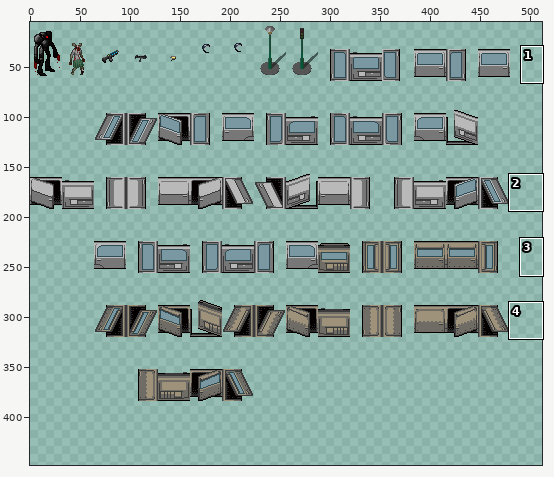
A sprite sheet gets an edit: gfx/UltimateCataclysm/incomplete_tall.png. Above: a wide view before the commit, with the close-up outlined.
Close-up. Earlier state:
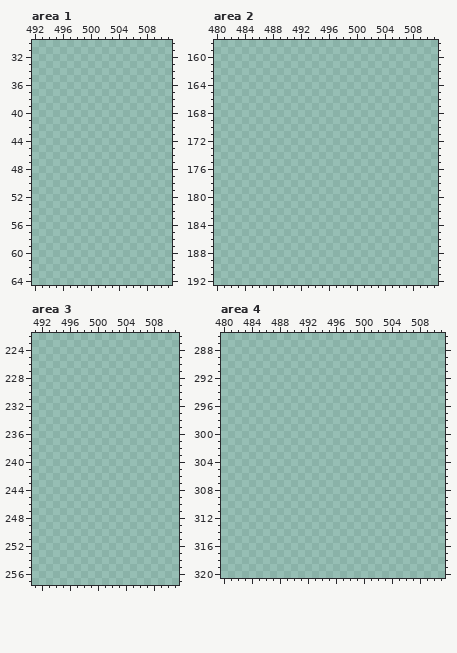
The file is 512x448 pixels. Pixels under 10% opacity are left out. Colours within 5 levels of each other are drawn and written as one. Shown: area 1: x 492..511, y 30..64; area 2: x 480..511, y 158..192; area 3: x 491..511, y 222..257; area 4: x 480..511, y 286..320. The old version is drawn lined up with the new one. The wide view leaves out empty margins. The commit also changed other parts of the picture, which this record leaves out.
The same view after the edit:
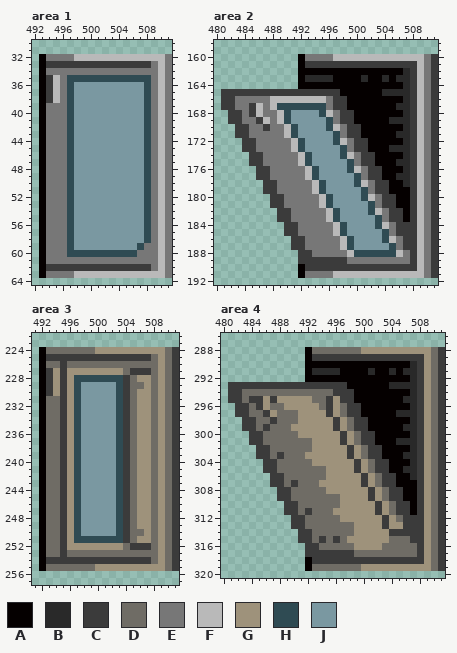
Palette (. is transparent): A #050000  B #292929  C #3b3b3b  D #6f6c65  E #777777  F #b9b9b9  G #9e927b  H #2f4b53  J #7a98a1
Edits made:
drawings rearranged on the sheet (the old picture shows each at its new place; 9 dropped ones are not shown)
Area 1:
y 32: x 493..511 ................... -> AEEEEFFFFFFFFFFFFFE
y 33: x 493..511 ................... -> ACCCCCCCCCCCCCCCEFE
y 34: x 493..511 ................... -> AEEEEEEEEEEEEEEEEFE
y 35: x 493..511 ................... -> ACFEHHHHHHHHHHHHEFE
y 36..38: x 493..511 ................... -> ACFEHJJJJJJJJJJHEFE
y 39..58: x 493..511 ................... -> AEEEHJJJJJJJJJJHEFE
y 59: x 493..511 ................... -> AEEEHJJJJJJJJJHEEFE
y 60: x 493..511 ................... -> AEEEHHHHHHHHHHEEEFE
y 61: x 493..511 ................... -> AEEEEEEEEEEEEEEEEFE
y 62: x 493..511 ................... -> ACCCCCCCCCCCCCCCEFE
y 63: x 493..511 ................... -> AEEEEFFFFFFFFFFFFFE
Area 2:
y 160: x 492..511 .................... -> AEEEEFFFFFFFFFFFFFEC
y 161: x 492..511 .................... -> ACCCCCCCCCCCCCCCCFEC
y 162: x 492..511 .................... -> AAAAAAAAAAAAAAABCFEC
y 163: x 492..511 .................... -> ABBBBAAAABAABABBCFEC
y 164: x 492..511 .................... -> AAAAAAAAAAAAAAABCFEC
y 165: x 481..511 ............................... -> CCCCCCCCCCCCCCCCCAAAAAABBBBCFEC
y 166: x 481..511 ............................... -> CCEEEEEFFFFFFFFECCAAAAAAAABCFEC
y 167: x 481..511 ............................... -> CCEECFEFHHHHHHHECCAAAAAAABBCFEC
y 168: x 482..511 .............................. -> CCECFEEFHJJJJHFECCAAAAAAABCFEC
y 169: x 482..511 .............................. -> CCEECFEFHJJJJJHECCAAAAABBBCFEC
y 170: x 483..511 ............................. -> CCEECEEFHJJJJHFECCAAAAAABCFEC
y 171: x 483..511 ............................. -> CCEEEEEFHJJJJJHECCAAAAABBCFEC
y 172: x 484..511 ............................ -> CCEEEEEFHJJJJHFECCAAAAABCFEC
y 173: x 484..511 ............................ -> CCEEEEEFHJJJJJHECCAAABBBCFEC
y 174: x 485..511 ........................... -> CCEEEEEFHJJJJHFECCAAAABCFEC
y 175: x 485..511 ........................... -> CCEEEEEFHJJJJJHECCAAABBCFEC
y 176: x 486..511 .......................... -> CCEEEEEFHJJJJHFECCAAABCFEC
y 177: x 486..511 .......................... -> CCEEEEEFHJJJJJHECCAABBCFEC
y 178: x 487..511 ......................... -> CCEEEEEFHJJJJHFECCAABCFEC
y 179: x 487..511 ......................... -> CCEEEEEFHJJJJJHECCAAACFEC
y 180: x 488..511 ........................ -> CCEEEEEFHJJJJHFECCAACFEC
y 181: x 488..511 ........................ -> CCEEEEEFHJJJJJHECCAACFEC
y 182: x 489..511 ....................... -> CCEEEEEFHJJJJHFECCACFEC
y 183: x 489..511 ....................... -> CCEEEEEFHJJJJJHECCACFEC
y 184: x 490..511 ...................... -> CCEEEEEFHJJJJHFECCCFEC
y 185: x 490..511 ...................... -> CCEEEEEFHJJJJJHECCCFEC
y 186: x 491..511 ..................... -> CCEEEEEFHJJJJHFECCFEC
y 187: x 491..511 ..................... -> CCEEEEEFHJJJJJHECCFEC
y 188: x 492..511 .................... -> CCEEEEEFHHHHHHFECFEC
y 189: x 492..511 .................... -> CCCCCCCEEEEEEEEECFEC
y 190: x 492..511 .................... -> ACCCCCCCCCCCCCCCCFEC
y 191: x 492..511 .................... -> AEEEEFFFFFFFFFFFFFEC
Area 3:
y 224: x 492..511 .................... -> ADDDDDDDGGGGGGGGGGDC
y 225: x 492..511 .................... -> ACCCCCCCCCCCCCCCDGDC
y 226: x 492..511 .................... -> ADDCDDDDDDDDDDDDDGDC
y 227: x 492..511 .................... -> ACGCGGGGGGGGDCCCDGDC
y 228: x 492..511 .................... -> ACGCGHHHHHHHCDGGDGDC
y 229: x 492..511 .................... -> ACGCGHJJJJJHCDDGDGDC
y 230: x 492..511 .................... -> ACGCGHJJJJJHCDGGDGDC
y 231..249: x 492..511 .................... -> ADDCGHJJJJJHCDGGDGDC
y 250: x 492..511 .................... -> ADDCGHJJJJJHCDDGDGDC
y 251: x 492..511 .................... -> ADDCGHHHHHHHCDGGDGDC
y 252: x 492..511 .................... -> ADDCGGGGGGGGDCCCDGDC
y 253: x 492..511 .................... -> ADDCDDDDDDDDDDDDDGDC
y 254: x 492..511 .................... -> ACCCCCCCCCCCCCCCDGDC
y 255: x 492..511 .................... -> ADDDDDDDGGGGGGGGGGDC
Area 4:
y 288: x 492..511 .................... -> ADDDDDDDGGGGGGGGGGDC
y 289: x 492..511 .................... -> ACCCCCCCCCCCCCCCCGDC
y 290: x 492..511 .................... -> AAAAAAAAAAAAAAABCGDC
y 291: x 492..511 .................... -> ABBBBAAAABAABABBCGDC
y 292: x 492..511 .................... -> AAAAAAAAAAAAAAABCGDC
y 293: x 481..511 ............................... -> CCCCCCCCCCCCCCCCCAAAAAABBBBCGDC
y 294: x 481..511 ............................... -> CCDDDDDDDDDDDDDCCCAAAAAAAABCGDC
y 295: x 481..511 ............................... -> CCDCCGCGGGGGDDCGCCAAAAAAABBCGDC
y 296: x 482..511 .............................. -> CCDCGDDGGGGGDCGDCCAAAAAAABCGDC
y 297: x 482..511 .............................. -> CCDDCGDDDGGGGCGDCCAAAAABBBCGDC
y 298: x 483..511 ............................. -> CCDDCDDDGGGGGCGDCCAAAAAABCGDC
y 299: x 483..511 ............................. -> CCDCDDDGGGGGGCGDCCAAAAABBCGDC
y 300: x 484..511 ............................ -> CCDDDDDGGGGGGCGDCCAAAAABCGDC
y 301: x 484..511 ............................ -> CCDDDDDDDGGGGCGDCCAAABBBCGDC
y 302: x 485..511 ........................... -> CCDDDDDDGGGGGCGDCCAAAABCGDC
y 303: x 485..511 ........................... -> CCDCDDDGGGGGGCGDCCAAABBCGDC
y 304: x 486..511 .......................... -> CCDDDDDGGGGGGCGDCCAAABCGDC
y 305: x 486..511 .......................... -> CCDDDDDDDGGGGCGDCCAABBCGDC
y 306: x 487..511 ......................... -> CCDDDDDDGGGGGCGDCCAABCGDC
y 307: x 487..511 ......................... -> CCDCDDDGGGGGGCGDCCAAACGDC
y 308: x 488..511 ........................ -> CCDDDDDGGGGGGCGDCCAACGDC
y 309: x 488..511 ........................ -> CCDDDDDDDGGGGCGDCCAACGDC
y 310: x 489..511 ....................... -> CCDDDDDDGGGGGCGDCCACGDC
y 311: x 489..511 ....................... -> CCDCDDDGGGGGGCGDCCACGDC
y 312: x 490..511 ...................... -> CCDDDDDGGGGGGCGDCCCGDC
y 313: x 490..511 ...................... -> CCDDDDDDDGGGGCGGCCCGDC
y 314: x 491..511 ..................... -> CCDDDDDDGGGGGCCCCCGDC
y 315: x 491..511 ..................... -> CCDCDCDGGGGGGDDDCCGDC
y 316: x 492..511 .................... -> CCDDDDDGGGGDDDDDCGDC
y 317: x 492..511 .................... -> CCCCCCCDDDDDDDDDCGDC
y 318: x 492..511 .................... -> ACCCCCCCCCCCCCCCCGDC
y 319: x 492..511 .................... -> ADDDDDDDGGGGGGGGGGDC
Boxes around the changes in both close-ups, in picture pixels (x1, y1, x2, y2):
added: (39, 54, 172, 278)
added: (221, 54, 438, 278)
added: (39, 347, 179, 571)
added: (228, 347, 445, 571)
